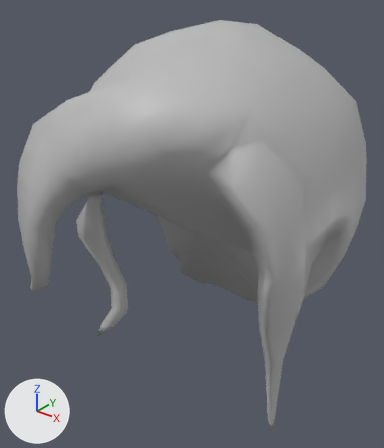
Before and after pictures for a commit that changed the FBX model FunGame/Assets/GameAssets/CharacterAssets/Carmen/FOXskin/Hair/Hair.fbx.
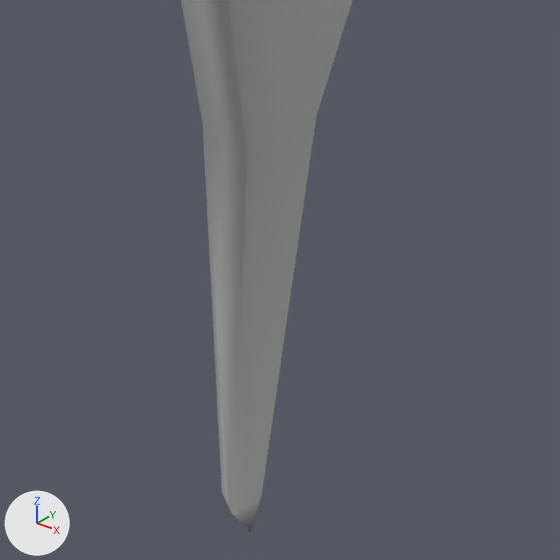
There are two pictures of each version: one whole from a camera (50 mm lens) standing at (0.2267, -0.3499, 1.4851) and looking at (-0.0227, -0.0382, 1.2918), one close up on the part from 60% to 84% of the width and 76% to 96% of the height. The lights are fixed; the arrows at lower left show +X, +Y and +Z. Where no turn or scale is listed for an object, it has been applied to the vertices.

In view in the first close-up: 'CarHair'.
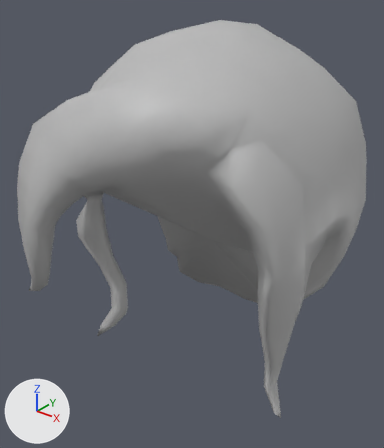
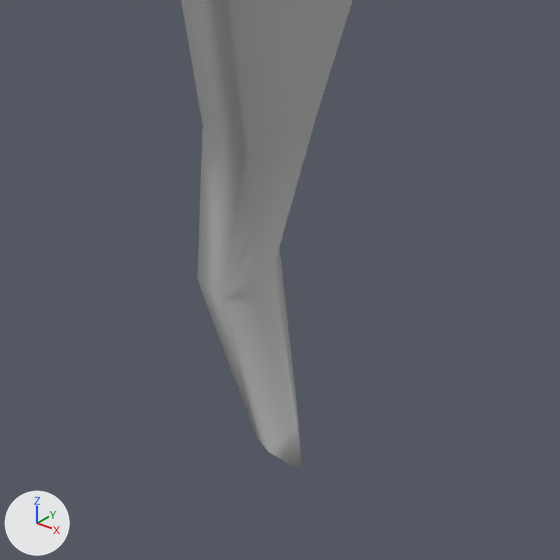
Pixel boxes [x1, y1, x2, y2] of what changed, in the close-ups (560 x 560 px):
'CarHair', reshaped: before [181, 0, 353, 532]; after [181, 0, 353, 471]
part 1 of me_mesh, built on: before [232, 494, 262, 532]; after [198, 248, 302, 471]

Edits to the bpy script that builds the scene:
```text
Change me_mesh:
    used by ob_carhair; location = (0.0041, -0.0091, 1.3113)
    remove me_mesh.from_pydata(...)  # 317 vertices, 342 faces; spans x -0.113..0.102, y -0.164..0.164, z -0.141..0.141
    add me_mesh.from_pydata(...)  # 322 vertices, 347 faces; spans x -0.113..0.102, y -0.164..0.164, z -0.141..0.141
    me_mesh part 1
    5 faces are deleted
    6 vertices move from x 0.087..0.091, y -0.086..-0.079, z -0.128..-0.122 to x 0.08..0.097, y -0.084..-0.07, z -0.115..-0.094
    5 vertices are added at (0.094, -0.086, -0.111), (0.095, -0.081, -0.11), (0.094, -0.079, -0.111), (0.091, -0.084, -0.112), (0.091, -0.08, -0.111)
    10 new faces join them
```
